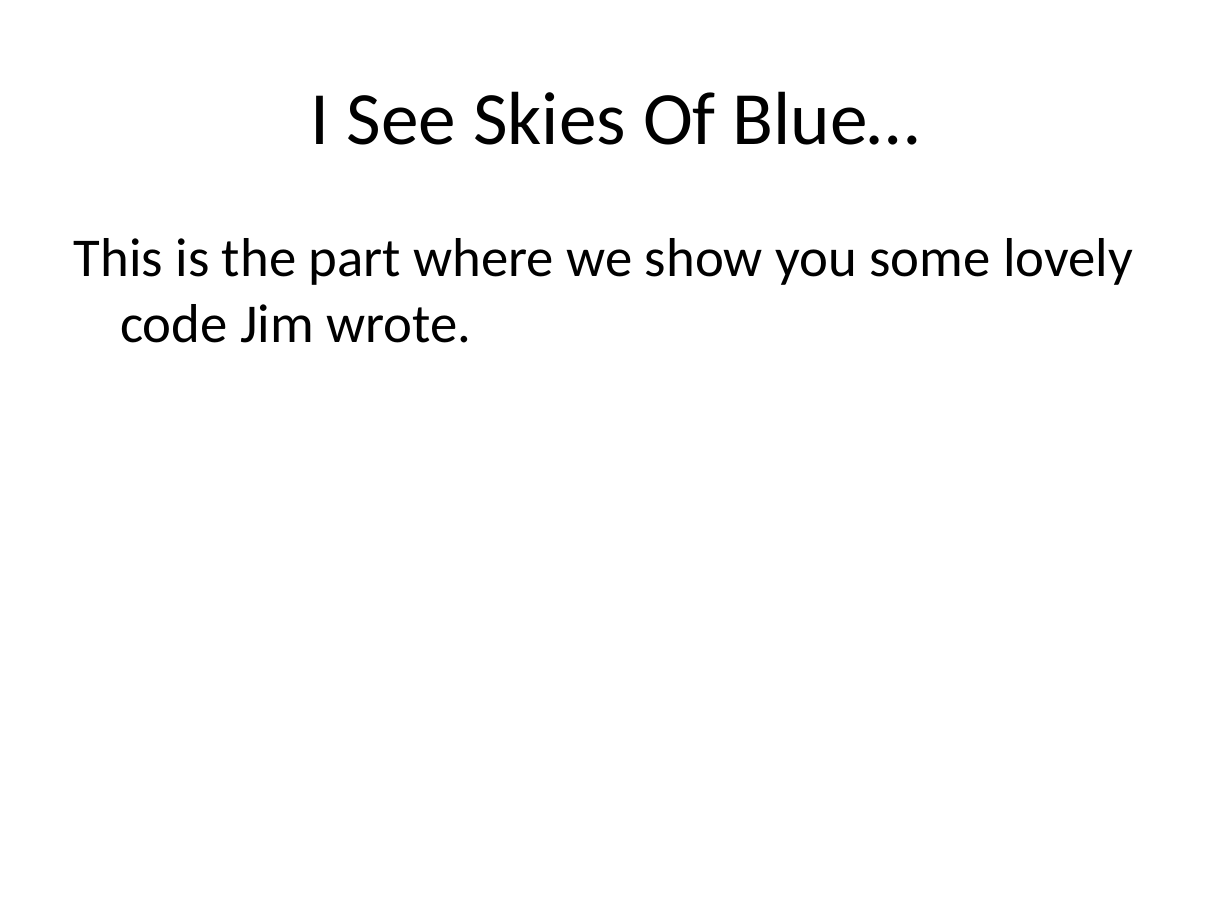
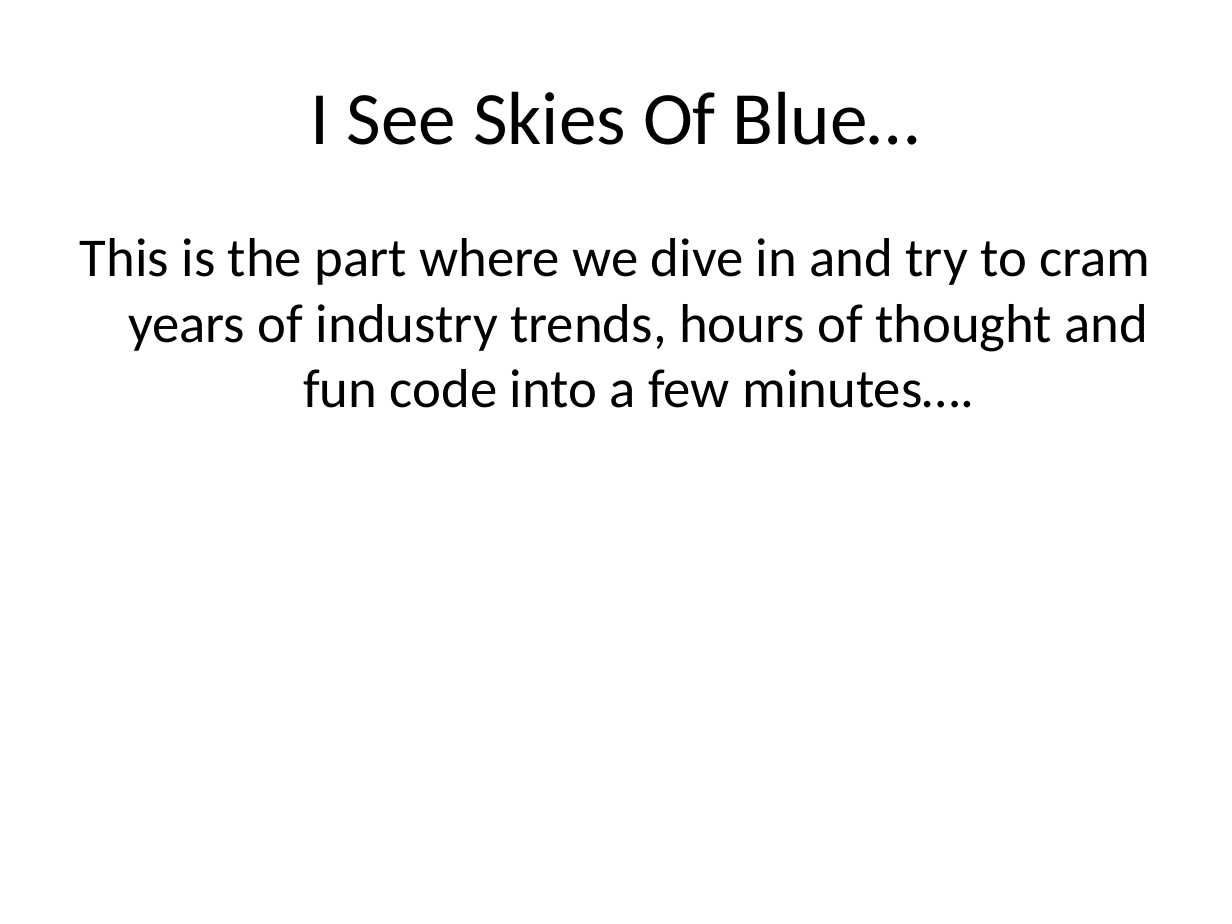
Before and after one commit to vaporworks/Devlink2011-REST-WebClient, a slide deck: slide 16 of PowerPoint/joint_talk_notes.pptx. Drawn at 1232x924 pixels with LibreOffice and Linux fonts; fonts in the diff are those of the drawing. Boxes give left, top, right and bottom in pixels: in the first picture for what was removed or moved away, otherwise in the second. Text is boxed around its words. In the diff, an @@ line names an element or a change of style, - is before the commit and + after.

```diff
--- a/PowerPoint/joint_talk_notes.pptx
+++ b/PowerPoint/joint_talk_notes.pptx
@@ text at bbox=[80, 238, 1150, 408]: text changed @@
-This is the part where we show you some lovely code Jim wrote.
+This is the part where we dive in and try to cram years of industry trends, hours of thought and fun code into a few minutes….
```
Also in this commit, not shown: 6 other slides changed.
